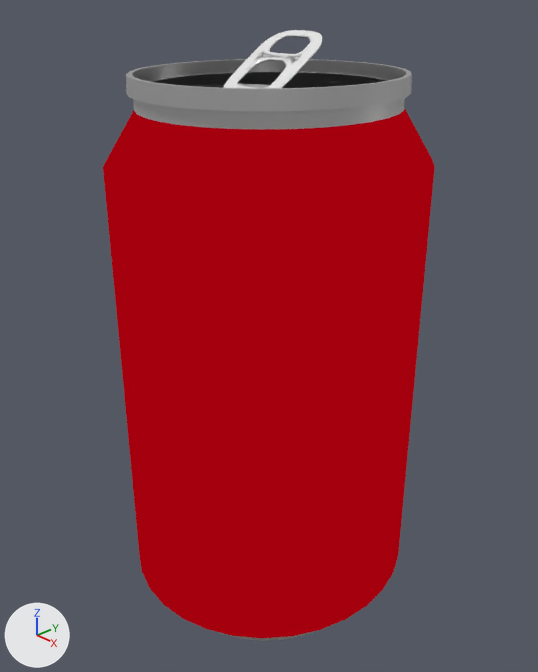
Two versions of the Blender file blend/props/lata.blend, one commit apart.
Camera for both pictures: a 50 mm lens placed at (3.39, -3.2, 2.43), pointed at (-0.01, 0.0, 0.24). The lights are fixed; the arrows at lower left show +X, +Y and +Z.

Names of what the first picture shows: 'abridor - lata', 'lata.001', 'tapa', 'tapa con booleano'.
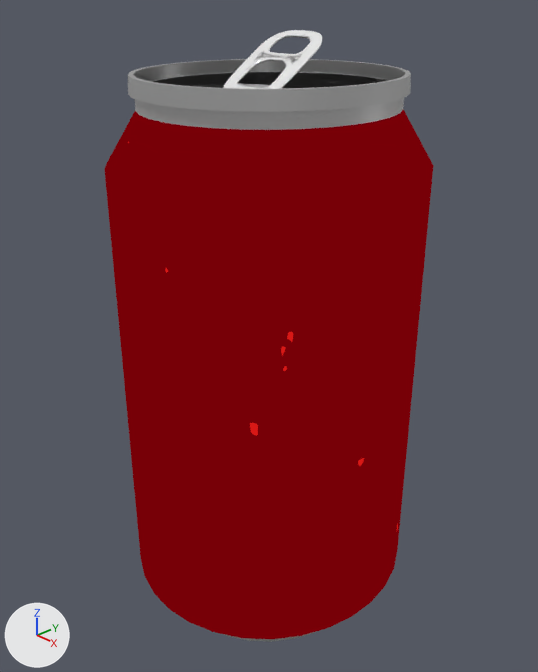
Location of each change, (x1, y1, x2, y2) in pixels of the pictures (538 x 672 px):
'lata.001', surface changed, turned
    before: (103, 59, 435, 641)
    after: (104, 59, 433, 642)

What changed in the scene script:
```text
Change mat_toon:
    remove # nodes: OutputMaterial, ValToRGB
    remove # colours: red #a4000d, red #ff0037, red #ff0f00, pink #ff9788
    nodes: Mix, OutputMaterial, TexNoise, ValToRGB x2
    colours: red #a4000d, red #ff0037, red #ff0f00, pink #ff9788, red #ff251c, black #000000
Change ob_lata_001:
    ob_lata_001.rotation_euler: (0.0, 0.0, 0.0) -> (0.0000913, 0.000354, -6.031)  # degrees (0, 0, 0) -> degrees (0, 0, -346)
```
